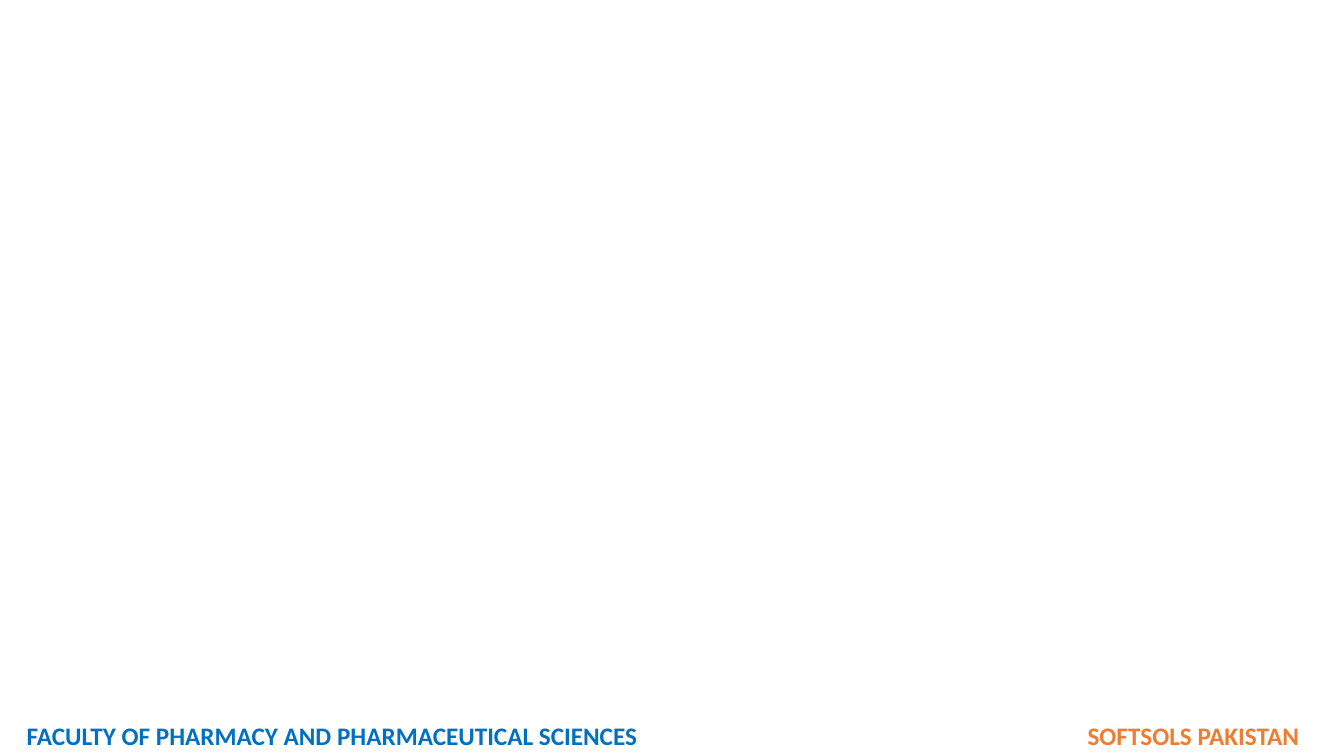
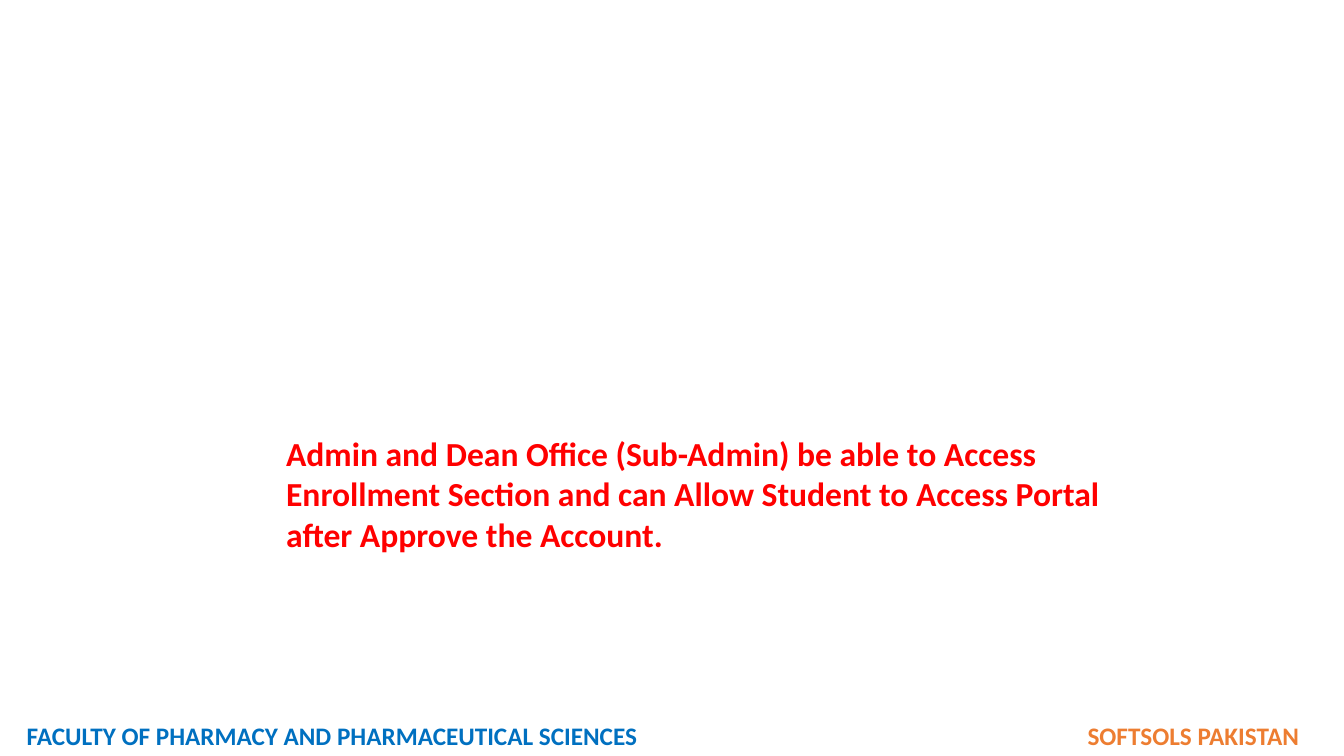
Before and after one commit to softsolspk1/fop, a slide deck: slide 16 of SUPER ADMIN ROLE - DEAN ROLE.pptx. Drawn at 1344x756 pixels with LibreOffice and Linux fonts; fonts in the diff are those of the drawing; background and template pictures are left out. Boxes give left, top, right and bottom in pixels: in the first picture for what was removed or moved away, otherwise in the second. Text is boxed around its words. In the diff, an @@ line names an element or a change of style, - is before the commit and + after.

```diff
--- a/SUPER ADMIN ROLE - DEAN ROLE.pptx
+++ b/SUPER ADMIN ROLE - DEAN ROLE.pptx
@@ text added at <box>286,441,1099,553</box>, 24 pt, text #FF0000, bold @@
+Admin and Dean Office (Sub-Admin) be able to Access Enrollment Section and can Allow Student to Access Portal after Approve the Account.
```
Also in this commit, not shown: 2 other slides changed, 3 other files.
